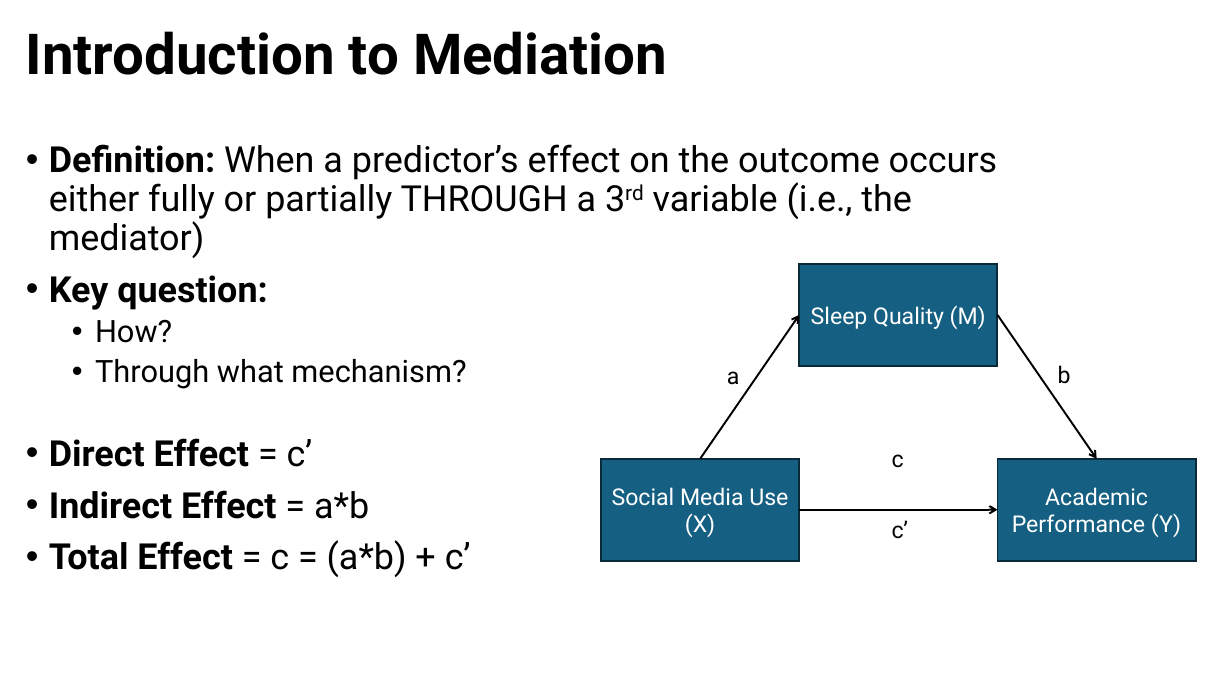
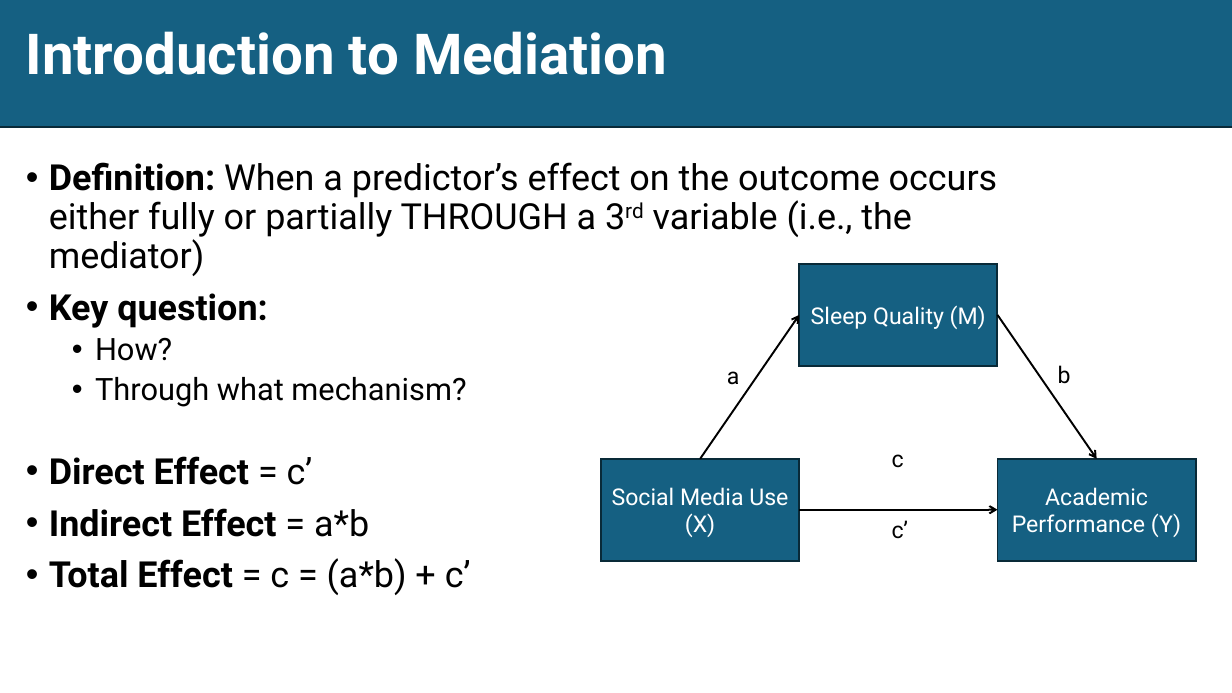
Before and after one commit to EwokOzwok/Data-Analysis-II---CBHPAR-Seminar, a slide deck: slide 11 of Data Analysis II - Mediation and Moderation.pptx. Drawn at 1232x693 pixels with LibreOffice and Linux fonts; fonts in the diff are those of the drawing. Boxes give left, top, right and bottom in pixels: in the first picture for what was removed or moved away, otherwise in the second. Text is boxed around its words. In the diff, an @@ line names an element or a change of style, - is before the commit and + after.

Commit message:
Mediation Updates

```diff
--- a/Data Analysis II - Mediation and Moderation.pptx
+++ b/Data Analysis II - Mediation and Moderation.pptx
@@ rectangle added at bbox=[0, 0, 1232, 127], fill #156082, outline #092A39 1.5 pt @@
@@ title "Introduction to Mediation" at bbox=[26, 31, 667, 75]: text colour #000000 to #FFFFFF @@
@@ text "Definition: When a predictor’s effect ...": place and size @@
-text "Definition: When a predictor’s effect ..." at bbox=[49, 144, 998, 577]
+text "Definition: When a predictor’s effect ..." at bbox=[49, 162, 998, 595]
```
Also in this commit, not shown: 7 other slides changed, 1 slide added, 3 other files.
